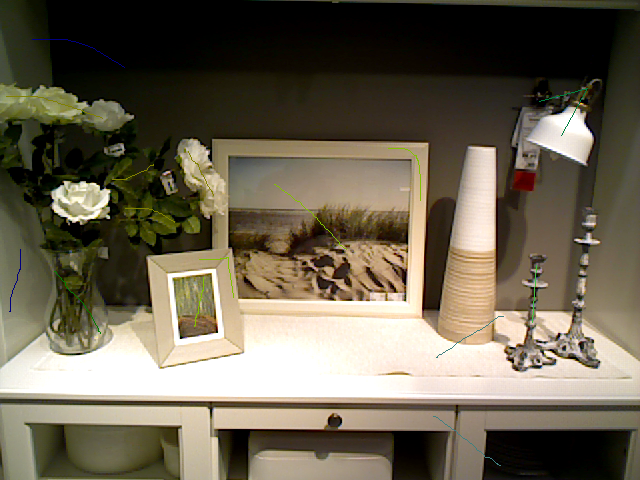
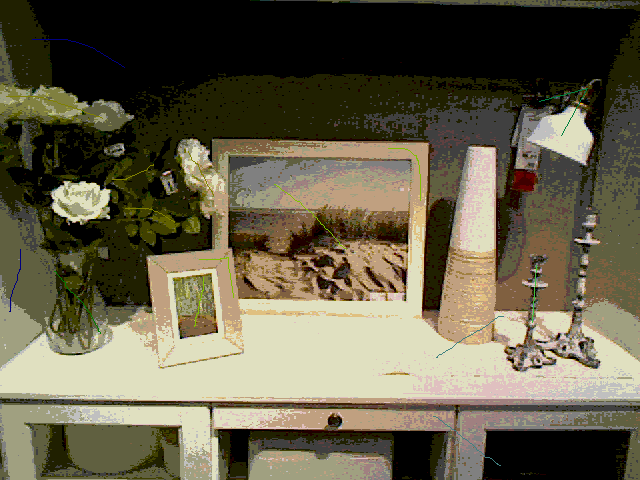
Layer changes from the first 640×480 image to the second:
painted on "86_LivingLow.png" over [0, 0, 640, 480]
